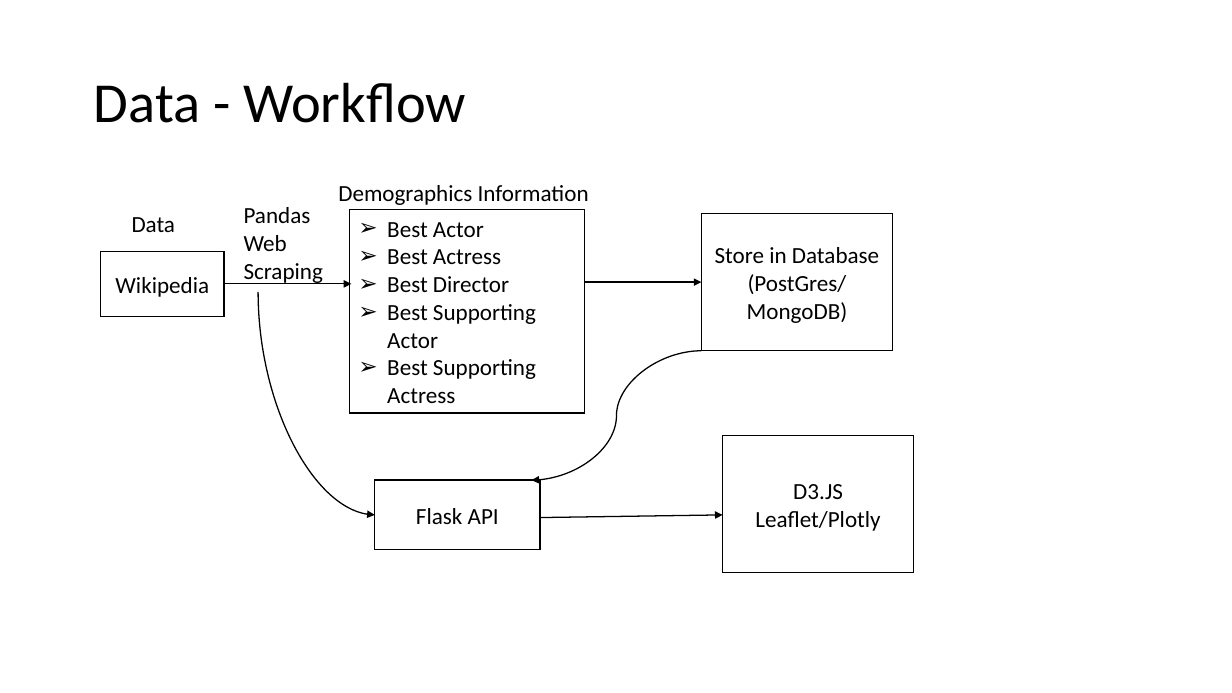
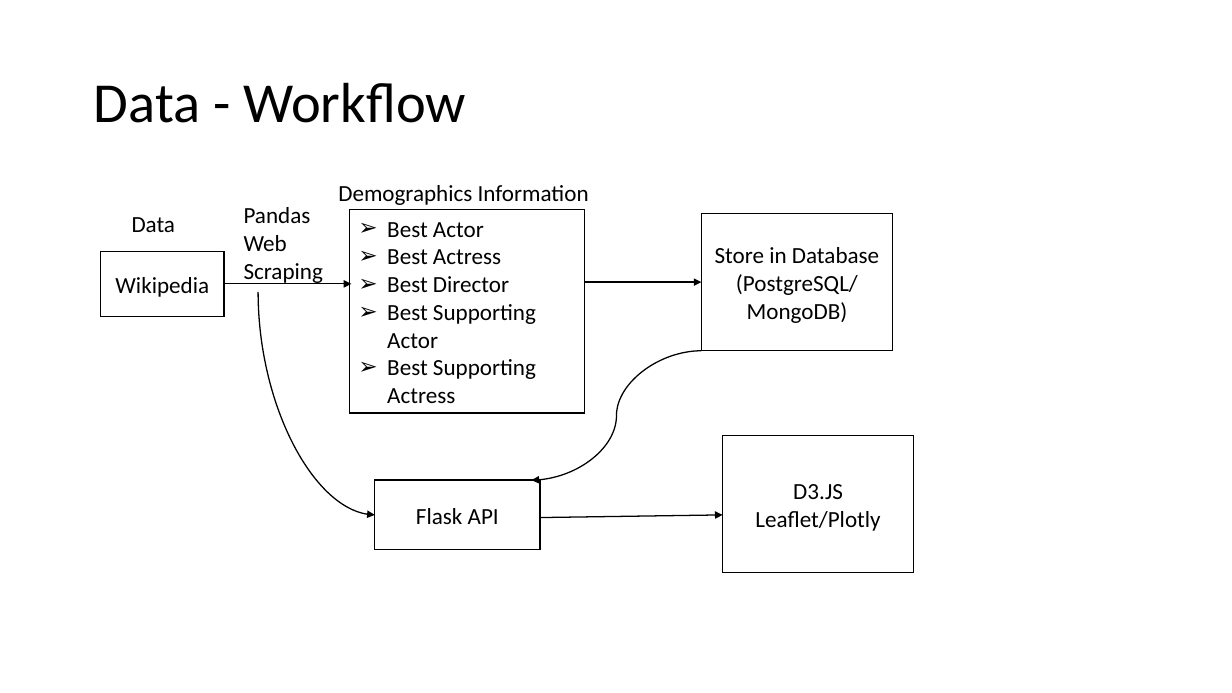
Before and after one commit to gfunk68/oscars_project, a slide deck: slide 1 of Data - Workflow.pptx. Drawn at 1232x693 pixels with LibreOffice and Linux fonts; fonts in the diff are those of the drawing. Boxes give left, top, right and bottom in pixels: in the first picture for what was removed or moved away, otherwise in the second. Text is boxed around its words. In the diff, an @@ line names an element or a change of style, - is before the commit and + after.

```diff
--- a/Data - Workflow.pptx
+++ b/Data - Workflow.pptx
@@ text in rectangle at <box>736,274,858,295</box>: text changed @@
-(PostGres/
+(PostgreSQL/
```
Also in this commit, not shown: 5 other files.
